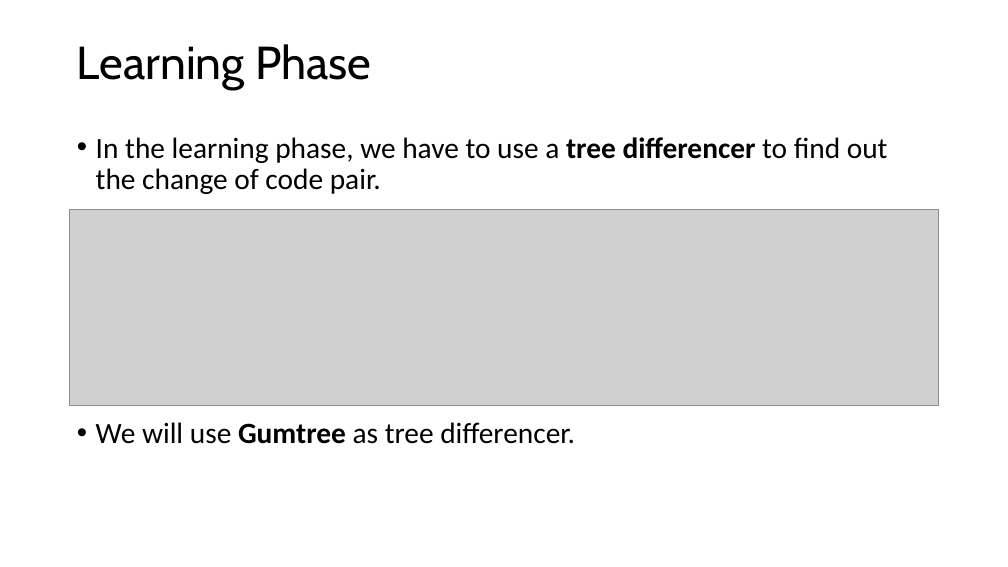
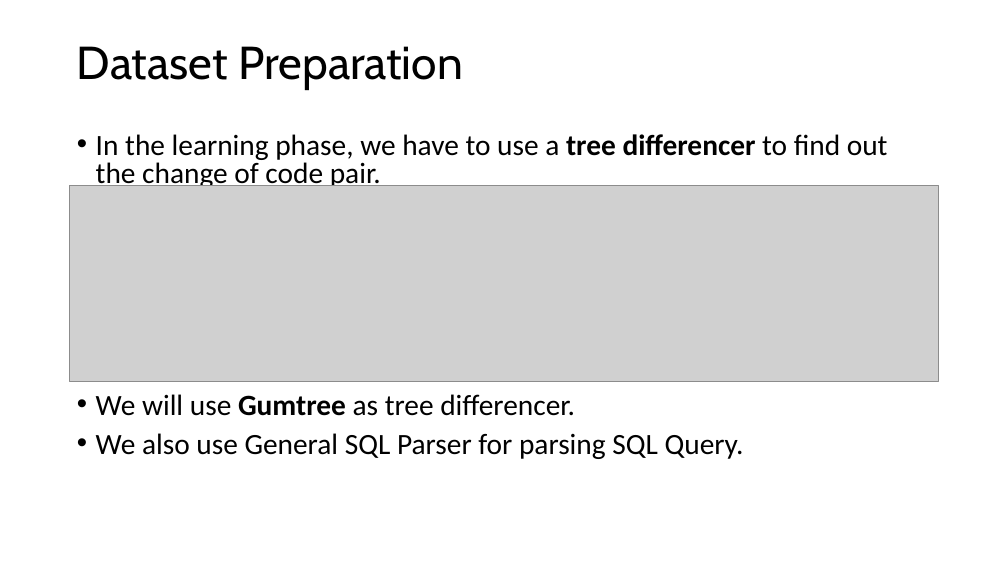
Before and after one commit to lsiddiqsunny/Undergraduate-Thesis, a slide deck: slide 18 of Presentation/1505065_1505069.pptx (slide 26 before the commit). Drawn at 1008x567 pixels with LibreOffice and Linux fonts; fonts in the diff are those of the drawing; grey boxes stand for pictures. Boxes give left, top, right and bottom in pixels: in the first picture for what was removed or moved away, otherwise in the second. Text is boxed around its words. In the diff, an @@ line names an element or a change of style, - is before the commit and + after.

```diff
--- a/Presentation/1505065_1505069.pptx
+++ b/Presentation/1505065_1505069.pptx
@@ title at (77, 46, 463, 89): text changed @@
-Learning Phase
+Dataset Preparation
@@ text at (96, 134, 888, 416): line spacing 0.9 to 0.8 @@
@@ picture: place and size @@
-picture at (70, 210, 939, 406)
+picture at (70, 186, 939, 382)
@@ text at (96, 433, 744, 459): paragraph added @@
+• We also use General SQL Parser for parsing SQL Query.
```
Also in this commit, not shown: 3 other slides changed, 1 slide added, 11 slides removed, 16 other files.
